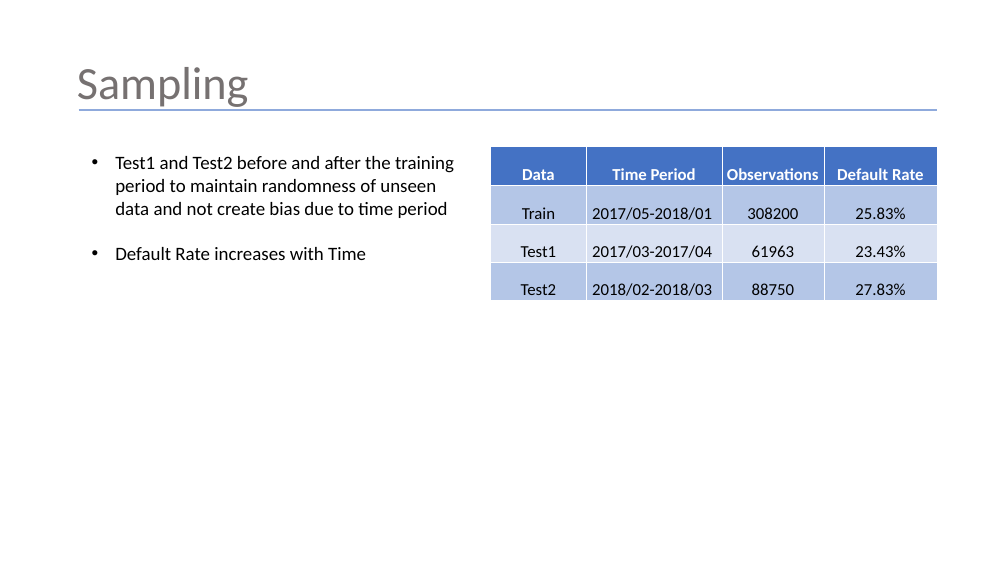
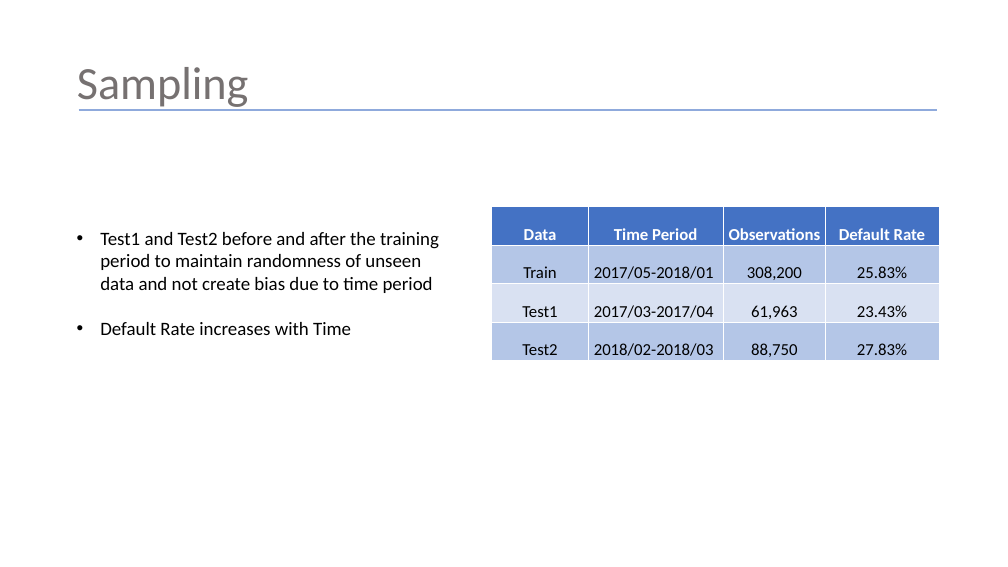
Before and after one commit to Shritej24c/Credit-Default-Pred, a slide deck: slide 5 of Credit Default Risk.pptx. Drawn at 1008x567 pixels with LibreOffice and Linux fonts; fonts in the diff are those of the drawing. Boxes give left, top, right and bottom in pixels: in the first picture for what was removed or moved away, otherwise in the second. Text is boxed around its words. In the diff, an @@ line names an element or a change of style, - is before the commit and + after.

```diff
--- a/Credit Default Risk.pptx
+++ b/Credit Default Risk.pptx
@@ table at [492, 207, 939, 361] @@
-row 2, column 3: 308200
+row 2, column 3: 308,200
-row 3, column 3: 61963
+row 3, column 3: 61,963
-row 4, column 3: 88750
+row 4, column 3: 88,750
@@ table: place and size @@
-table at [491, 147, 938, 301]
+table at [492, 207, 939, 361]
@@ text "Test1 and Test2 before and ...": place and size @@
-text "Test1 and Test2 before and ..." at [115, 156, 454, 260]
+text "Test1 and Test2 before and ..." at [100, 232, 439, 335]
```
Also in this commit, not shown: 13 other slides changed.
